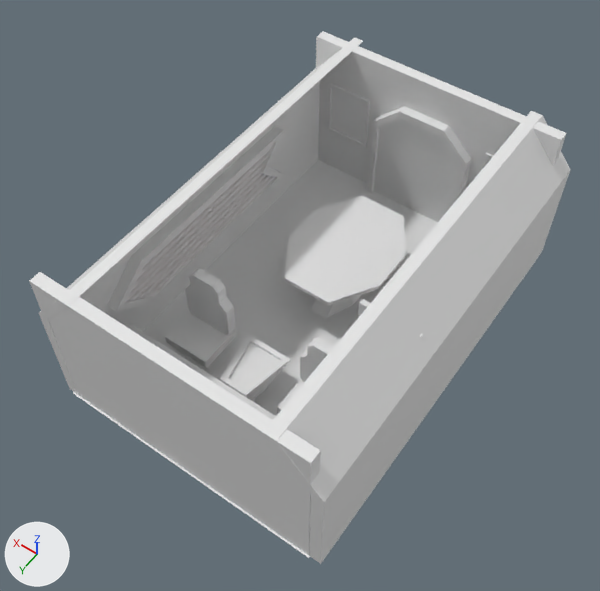
What one commit did to the Blender file Zzaj Model WIP/cockpitfinish.blend.
Camera for both pictures: a camera (50 mm lens) standing at (-6.49, 9.81, 15.77) and looking at (0.11, 0.58, 1.26). The lights are fixed; the arrows at lower left show +X, +Y and +Z. The older version comes first.

Script lines for the objects in view, before the commit:
```python
me_cube_015 = bpy.data.meshes.new('Cube.015')
me_cube_015.from_pydata(...)  # a box spanning x -0.2..0.2, y -4.38..4.38, z -1.85..2.03
me_cube_026 = bpy.data.meshes.new('Cube.026')
me_cube_026.from_pydata(...)  # 72 vertices, 62 faces; spans x -1.7..1.7, y -1.0..13.1, z -8.1..16.1
me_plane_003 = bpy.data.meshes.new('Plane.003')
me_plane_003.from_pydata(...)  # 28 vertices, 25 faces; spans x -1.0..1.6, y -1.0..1.0, z 0.0..0.01
ob_cube_019 = bpy.data.objects.new('Cube.019', me_cube_015)
ob_cube_019.location = (0.0, -4.51, 1.85)
ob_cube_019.rotation_euler = (0.0, 0.0, 1.571)  # degrees (0, 0, 90)
ob_cube_019.scale = (0.691, 0.721, 1.0)
ob_cube_020 = bpy.data.objects.new('Cube.020', me_cube_026)
ob_cube_020.location = (-1.56, 1.91, 0.77)
ob_cube_020.scale = (0.335, 0.0777, 0.0951)
ob_plane_003 = bpy.data.objects.new('Plane.003', me_plane_003)
ob_plane_003.location = (-0.74, 0.0, 3.86)
ob_plane_003.rotation_euler = (3.142, 0.0, 0.0)  # degrees (180, 0, 0)
ob_plane_003.scale = (2.45, 4.9, 4.37)
ob_plane_003.hide_set(True)
# also in view: 'Cube.023' at (2.14, -4.42, 1.98); 'Cube.016' at (2.72, 0.0, 1.95); 'Cube.012' at (2.94, 0.5, 1.77); 'Cube.018' at (0.0, 2.51, 0.42); 'Cube.021' at (0.0, -4.27, 1.1)
```
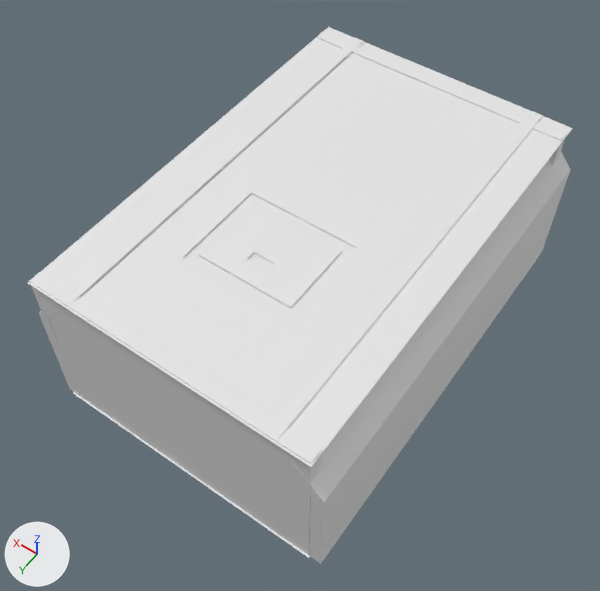
Where the change shows, as pixel boxes (x1, y1, x2, y2) in the pictures (600 x 591 px):
'Plane.003', shown
    after: (28, 27, 573, 467)
'Plane.001', unchanged, covered by the edit
    before: (73, 160, 438, 558)
    after: (73, 392, 310, 558)
'Cube.016', unchanged, covered by the edit
    both: (39, 37, 363, 394)
'Cube.019', unchanged, covered by the edit
    before: (316, 31, 566, 189)
    after: (316, 31, 566, 166)
'Cube.022', unchanged, covered by the edit
    before: (285, 196, 405, 318)

The change, as a list of edits to the scene's bpy script:
```text
Change ob_plane_003:
    remove ob_plane_003.hide_set(True)
```
